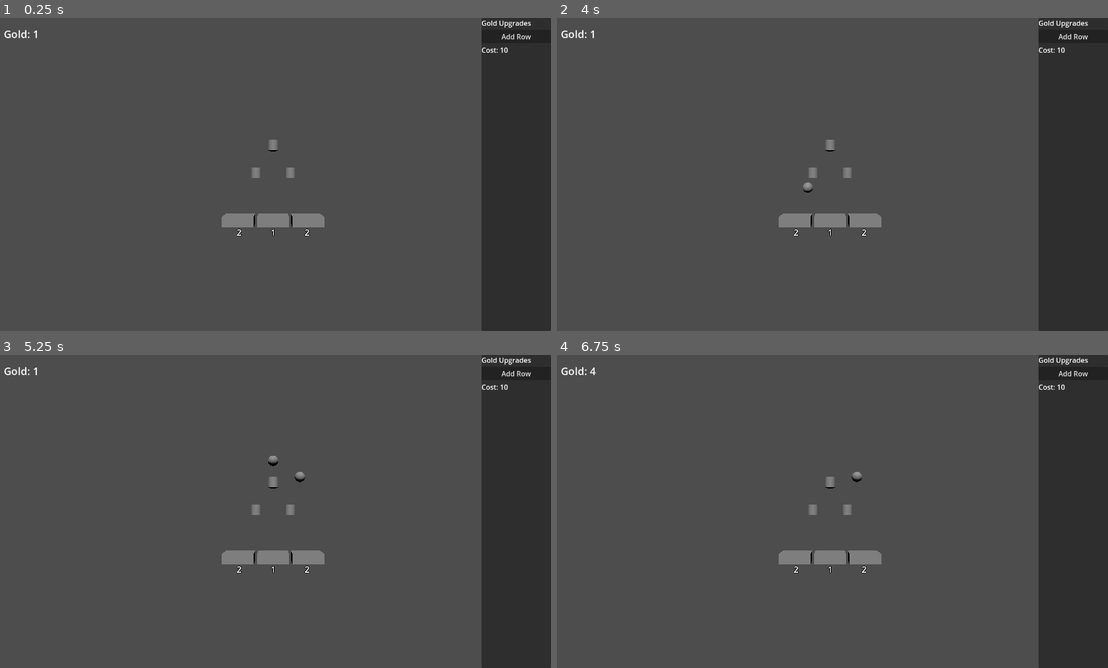
Above: before the commit, frames 1-4 (two rows, left to right).
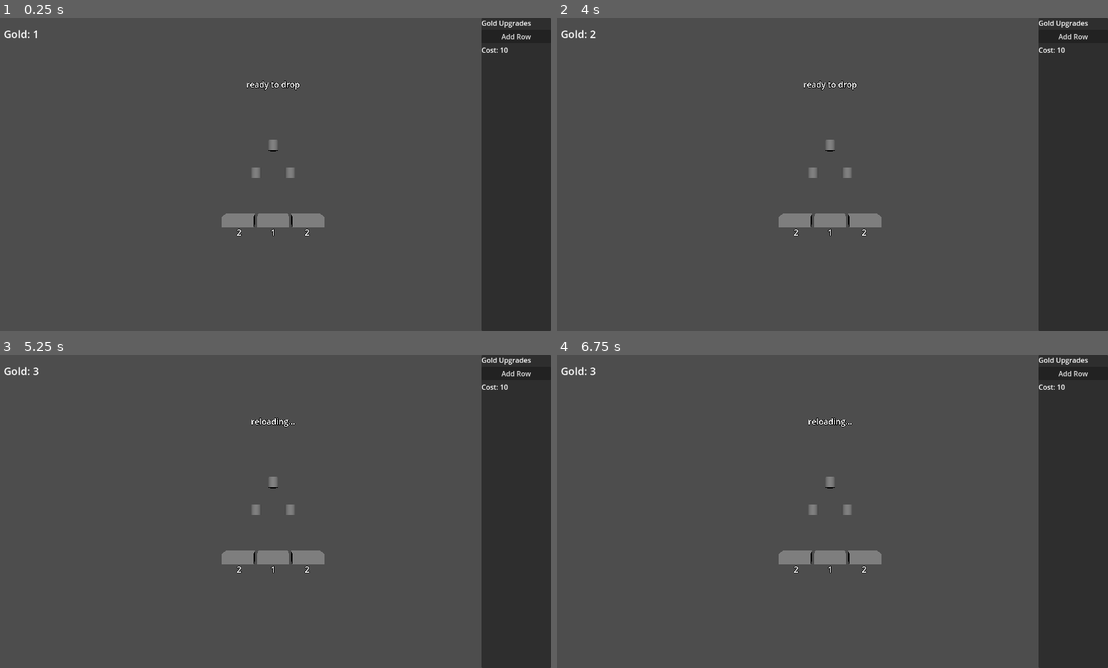
Above: after the commit, the same moments.

Repository: kjbrown-sandbox/pleenko
Game: Godot game, scene res://scenes/main.tscn
Same seed, same stepped clock (60 frames per second), same inputs: the game is played once before the commit and once after it.
Inputs (mouse positions are in pixels of both pictures, inside the frame that each line leads up to):
- Up to frame 1 (0.25 s): no input
- Up to frame 2 (4 s): click "Add Row" at 0.5 s; click "Add Row" at 1.25 s; click "Add Row" at 2 s; tap Enter at 2.75 s; move the mouse to (953, 158) at 2.77 s; hold Space (drop_coin) 2.78-3.53 s; click (953, 158) at 2.92 s; move the mouse to (716, 190) at 3.52 s; tap Space (drop_coin) at 3.6 s; click (716, 190) at 3.67 s
- Up to frame 3 (5.25 s): move the mouse to (330, 442) at 4.27 s; hold Space (drop_coin) 4.28-5.03 s; click (330, 442) at 4.42 s; move the mouse to (247, 574) at 5.02 s; tap Space (drop_coin) at 5.1 s; click (247, 574) at 5.17 s
- Up to frame 4 (6.75 s): move the mouse to (997, 558) at 5.77 s; hold Space (drop_coin) 5.78-6.53 s; click (997, 558) at 5.92 s; move the mouse to (661, 464) at 6.52 s; tap Space (drop_coin) at 6.6 s; click (661, 464) at 6.67 s

The runs differ from the first frame. In frame 1, 0.1% of the frame differs, in the area x 44-55%, y 20-24%; in frame 2, 0.2%; in frame 3, 0.2%, in the area x 6-56%, y 4-41%; in frame 4, 0.2%.

Commit message:
Add red and orange queue functionality with UI updates

Diff:
--- a/scenes/ui.tscn
+++ b/scenes/ui.tscn
@@ -130,6 +130,14 @@
 layout_mode = 2
 text = "Red Upgrades"
 
+[node name="RedCountdownLabel" type="Label" parent="RedUpgradePanel/VBoxContainer"]
+layout_mode = 2
+text = ""
+
+[node name="RedQueueLabel" type="Label" parent="RedUpgradePanel/VBoxContainer"]
+layout_mode = 2
+text = "Queue: 0/1"
+
 [node name="RedAddRowButton" type="Button" parent="RedUpgradePanel/VBoxContainer"]
 layout_mode = 2
 focus_mode = 0
@@ -165,3 +173,21 @@
 [node name="AutoCapCostLabel" type="Label" parent="RedUpgradePanel/VBoxContainer"]
 layout_mode = 2
 text = "Cost: 5 | Cap: 10"
+
+[node name="OrangeQueueCapButton" type="Button" parent="RedUpgradePanel/VBoxContainer"]
+layout_mode = 2
+focus_mode = 0
+text = "Orange Queue +1"
+
+[node name="OrangeQueueCapCostLabel" type="Label" parent="RedUpgradePanel/VBoxContainer"]
+layout_mode = 2
+text = "Cost: 5 | Cap: 1"
+
+[node name="RedQueueCapButton" type="Button" parent="RedUpgradePanel/VBoxContainer"]
+layout_mode = 2
+focus_mode = 0
+text = "Red Queue +1"
+
+[node name="RedQueueCapCostLabel" type="Label" parent="RedUpgradePanel/VBoxContainer"]
+layout_mode = 2
+text = "Cost: 5 | Cap: 1"
--- a/scripts/main.gd
+++ b/scripts/main.gd
@@ -23,6 +23,8 @@
 var gold_row_cap_cost: int = 5
 var orange_row_cap_cost: int = 5
 var auto_cap_cost: int = 5
+var orange_queue_cap_cost: int = 5
+var red_queue_cap_cost: int = 5
 const UPGRADE_COST_MULTIPLIER := 1.5
 
 # --- Row caps ---
@@ -30,7 +32,7 @@
 var orange_row_cap: int = 5
 var red_row_cap: int = 5
 
-# --- Autodropper ---
+# --- Autodropper (gold board auto-drop) ---
 var autodropper_level: int = 0
 var autodropper_cap: int = 10
 var autodropper_timer: Timer
@@ -38,11 +40,20 @@
 # --- Gold bonus ---
 var gold_bonus_level: int = 0
 
-# --- Orange queue (auto-drop) ---
+# --- Gold drop cooldown ---
+var gold_drop_cooldown: Timer
+var gold_drop_label: Label3D
+
+# --- Orange queue (auto-drop on orange board) ---
 var orange_queue: int = 0
 var orange_queue_max: int = 1
-const ORANGE_QUEUE_INTERVAL := 10.0
+const QUEUE_DROP_INTERVAL := 10.0
 var orange_queue_timer: Timer
+
+# --- Red queue (auto-drop on red board) ---
+var red_queue: int = 0
+var red_queue_max: int = 1
+var red_queue_timer: Timer
 
 # --- Boards ---
 const BOARD_GAP := 3.0
@@ -63,20 +74,38 @@
 	regular_board.num_rows = 2
 	regular_board._build_board()
 
-	# Autodropper timer (gold board auto-drops)
+	# Gold drop cooldown (1s between manual drops)
+	gold_drop_cooldown = Timer.new()
+	gold_drop_cooldown.one_shot = true
+	gold_drop_cooldown.wait_time = 1.0
+	gold_drop_cooldown.timeout.connect(_on_gold_cooldown_finished)
+	add_child(gold_drop_cooldown)
+
+	# "ready to drop" / "reloading..." label above gold board
+	gold_drop_label = Label3D.new()
+	gold_drop_label.font_size = 48
+	gold_drop_label.text = "ready to drop"
+	gold_drop_label.position = Vector3(0.0, PlinkoBoard.TOP_Y + 1.8, 0.0)
+	regular_board.add_child(gold_drop_label)
+
+	# Autodropper timer (gold board auto-drops, independent of manual cooldown)
 	autodropper_timer = Timer.new()
 	autodropper_timer.one_shot = false
 	autodropper_timer.autostart = false
 	autodropper_timer.timeout.connect(_on_autodropper_timeout)
 	add_child(autodropper_timer)
 
-	# Orange queue timer (orange board auto-drops)
+	# Orange queue timer (cooldown between orange board auto-drops)
 	orange_queue_timer = Timer.new()
 	orange_queue_timer.one_shot = true
-	orange_queue_timer.autostart = false
-	orange_queue_timer.wait_time = ORANGE_QUEUE_INTERVAL
-	orange_queue_timer.timeout.connect(_on_orange_queue_timeout)
+	orange_queue_timer.wait_time = QUEUE_DROP_INTERVAL
 	add_child(orange_queue_timer)
+
+	# Red queue timer (cooldown between red board auto-drops)
+	red_queue_timer = Timer.new()
+	red_queue_timer.one_shot = true
+	red_queue_timer.wait_time = QUEUE_DROP_INTERVAL
+	add_child(red_queue_timer)
 
 	# UI init
 	ui.update_coins(coin_total)
@@ -91,6 +120,8 @@
 	ui.gold_row_cap_pressed.connect(_buy_gold_row_cap)
 	ui.orange_row_cap_pressed.connect(_buy_orange_row_cap)
 	ui.auto_cap_pressed.connect(_buy_auto_cap)
+	ui.orange_queue_cap_pressed.connect(_buy_orange_queue_cap)
+	ui.red_queue_cap_pressed.connect(_buy_red_queue_cap)
 
 
 func _unhandled_input(event: InputEvent) -> void:
@@ -99,36 +130,55 @@
 
 
 func _process(_delta: float) -> void:
-	if not orange_board_unlocked:
-		return
-
-	# Auto-drop queued orange coins (costs 1 gold each)
-	if orange_queue > 0 and coin_total >= 1:
-		if orange_board.drop_coin():
-			coin_total -= 1
-			orange_queue -= 1
-			ui.update_coins(coin_total)
-			ui.update_orange_queue(orange_queue, orange_queue_max)
-			# Restart timer if queue has room and timer isn't running
-			if orange_queue_timer.is_stopped() and orange_queue < orange_queue_max:
+	# Orange board auto-drop from queue
+	if orange_board_unlocked:
+		if orange_queue > 0 and coin_total >= 1 and orange_queue_timer.is_stopped():
+			if orange_board.drop_coin():
+				coin_total -= 1
+				orange_queue -= 1
+				ui.update_coins(coin_total)
+				ui.update_orange_queue(orange_queue, orange_queue_max)
 				orange_queue_timer.start()
 
-	# Update countdown display
-	if not orange_queue_timer.is_stopped():
-		var secs := int(ceil(orange_queue_timer.time_left))
-		ui.update_orange_countdown(str(secs) + "s")
-	else:
-		ui.update_orange_countdown("")
+		if not orange_queue_timer.is_stopped():
+			var secs := int(ceil(orange_queue_timer.time_left))
+			ui.update_orange_countdown(str(secs) + "s")
+		else:
+			ui.update_orange_countdown("")
+
+	# Red board auto-drop from queue
+	if red_board_unlocked:
+		if red_queue > 0 and coin_total >= 1 and red_queue_timer.is_stopped():
+			if red_board.drop_coin():
+				coin_total -= 1
+				red_queue -= 1
+				ui.update_coins(coin_total)
+				ui.update_red_queue(red_queue, red_queue_max)
+				red_queue_timer.start()
+
+		if not red_queue_timer.is_stopped():
+			var secs := int(ceil(red_queue_timer.time_left))
+			ui.update_red_countdown(str(secs) + "s")
+		else:
+			ui.update_red_countdown("")
 
 
 # === Gold board handlers ===
 
 func _on_regular_drop_requested() -> void:
+	if not gold_drop_cooldown.is_stopped():
+		return
 	if coin_total < 1:
 		return
 	if regular_board.drop_coin():
 		coin_total -= 1
 		ui.update_coins(coin_total)
+		gold_drop_cooldown.start()
+		gold_drop_label.text = "reloading..."
+
+
+func _on_gold_cooldown_finished() -> void:
+	gold_drop_label.text = "ready to drop"
 
 
 func _on_regular_coin_landed(value: int, bucket_type: PlinkoBoard.BucketType) -> void:
@@ -137,12 +187,10 @@
 			coin_total += value
 			ui.update_coins(coin_total)
 		PlinkoBoard.BucketType.ORANGE:
-			orange_coin_total += value
-			ui.update_orange_coins(orange_coin_total)
+			_add_to_orange_queue(value)
 			_check_unlock_orange_board()
 		PlinkoBoard.BucketType.RED:
-			red_coin_total += value
-			ui.update_red_coins(red_coin_total)
+			_add_to_red_queue(value)
 			_check_unlock_red_board()
 
 
@@ -162,12 +210,24 @@
 	ui.update_upgrade(regular_upgrade_cost)
 
 
+# === Orange queue ===
+
+func _add_to_orange_queue(count: int) -> void:
+	orange_queue = mini(orange_queue + count, orange_queue_max)
+	if orange_board_unlocked:
+		ui.update_orange_queue(orange_queue, orange_queue_max)
+
+
+func _add_to_red_queue(count: int) -> void:
+	red_queue = mini(red_queue + count, red_queue_max)
+	if red_board_unlocked:
+		ui.update_red_queue(red_queue, red_queue_max)
+
+
 # === Orange board lifecycle ===
 
 func _check_unlock_orange_board() -> void:
 	if orange_board_unlocked:
-		return
-	if orange_coin_total < 1:
 		return
 
 	orange_board_unlocked = true
@@ -182,9 +242,6 @@
 
 	orange_board.num_rows = 2
 	orange_board._build_board()
-
-	# Start queue with 1 coin ready (will drop in next _process if gold available)
-	orange_queue = 1
 
 	ui.show_orange_panel()
 	ui.update_orange_coins(orange_coin_total)
@@ -196,16 +253,6 @@
 
 # === Orange board handlers ===
 
-func _on_orange_queue_timeout() -> void:
-	# Timer fired — add a coin to the queue (capped at max)
-	if orange_queue < orange_queue_max:
-		orange_queue += 1
-		ui.update_orange_queue(orange_queue, orange_queue_max)
-	# If queue is still not full, restart timer for next charge
-	if orange_queue < orange_queue_max:
-		orange_queue_timer.start()
-
-
 func _on_orange_coin_landed(value: int, _bucket_type: PlinkoBoard.BucketType) -> void:
 	orange_coin_total += value
 	ui.update_orange_coins(orange_coin_total)
@@ -227,7 +274,7 @@
 	ui.update_orange_upgrade(orange_upgrade_cost)
 
 
-# === Autodropper (orange currency) ===
+# === Autodropper (orange currency, drops on gold board) ===
 
 func _buy_autodropper() -> void:
 	if autodropper_level >= autodropper_cap:
@@ -247,7 +294,7 @@
 
 
 func _on_autodropper_timeout() -> void:
-	# Auto-drop a gold coin if we can afford it
+	# Auto-drop a gold coin (independent of manual cooldown)
 	if coin_total < 1:
 		return
 	if regular_board.drop_coin():
@@ -277,8 +324,6 @@
 func _check_unlock_red_board() -> void:
 	if red_board_unlocked:
 		return
-	if red_coin_total < 1:
-		return
 
 	red_board_unlocked = true
 
@@ -286,7 +331,7 @@
 	red_board.board_type = PlinkoBoard.BoardType.RED
 	add_child(red_board)
 
-	red_board.drop_requested.connect(_on_red_drop_requested)
+	# No click-to-drop — red board uses auto-drop queue
 	red_board.coin_landed.connect(_on_red_coin_landed)
 	red_board.board_rebuilt.connect(_adjust_camera)
 
@@ -295,22 +340,16 @@
 
 	ui.show_red_panel()
 	ui.update_red_coins(red_coin_total)
+	ui.update_red_queue(red_queue, red_queue_max)
 	ui.update_red_upgrade(red_upgrade_cost)
 	ui.update_gold_row_cap(gold_row_cap_cost, gold_row_cap)
 	ui.update_orange_row_cap(orange_row_cap_cost, orange_row_cap)
 	ui.update_auto_cap(auto_cap_cost, autodropper_cap)
+	ui.update_orange_queue_cap(orange_queue_cap_cost, orange_queue_max)
+	ui.update_red_queue_cap(red_queue_cap_cost, red_queue_max)
 
 
 # === Red board handlers ===
-
-func _on_red_drop_requested() -> void:
-	# Dropping on red board costs 1 gold
-	if coin_total < 1:
-		return
-	if red_board.drop_coin():
-		coin_total -= 1
-		ui.update_coins(coin_total)
-
 
 func _on_red_coin_landed(value: int, _bucket_type: PlinkoBoard.BucketType) -> void:
 	red_coin_total += value
@@ -370,6 +409,32 @@
 	ui.update_red_coins(red_coin_total)
 	ui.update_auto_cap(auto_cap_cost, autodropper_cap)
 	ui.update_autodropper(autodropper_cost, autodropper_level, autodropper_cap)
+
+
+func _buy_orange_queue_cap() -> void:
+	if red_coin_total < orange_queue_cap_cost:
+		return
+
+	red_coin_total -= orange_queue_cap_cost
+	orange_queue_max += 1
+
+	orange_queue_cap_cost = int(orange_queue_cap_cost * UPGRADE_COST_MULTIPLIER)
+	ui.update_red_coins(red_coin_total)
+	ui.update_orange_queue_cap(orange_queue_cap_cost, orange_queue_max)
+	ui.update_orange_queue(orange_queue, orange_queue_max)
+
+
+func _buy_red_queue_cap() -> void:
+	if red_coin_total < red_queue_cap_cost:
+		return
+
+	red_coin_total -= red_queue_cap_cost
+	red_queue_max += 1
+
+	red_queue_cap_cost = int(red_queue_cap_cost * UPGRADE_COST_MULTIPLIER)
+	ui.update_red_coins(red_coin_total)
+	ui.update_red_queue_cap(red_queue_cap_cost, red_queue_max)
+	ui.update_red_queue(red_queue, red_queue_max)
 
 
 # === Board positioning and camera ===
--- a/scripts/plinko_board.gd
+++ b/scripts/plinko_board.gd
@@ -17,7 +17,7 @@
 const BUCKET_OFFSET_Y := 0.6
 const LABEL_OFFSET_Y := 0.35
 const ORANGE_THRESHOLD := 4
-const RED_THRESHOLD := 5
+const RED_THRESHOLD := 7
 
 var num_rows: int = 0
 var value_bonus: int = 0
--- a/scripts/ui.gd
+++ b/scripts/ui.gd
@@ -8,6 +8,8 @@
 signal gold_row_cap_pressed
 signal orange_row_cap_pressed
 signal auto_cap_pressed
+signal orange_queue_cap_pressed
+signal red_queue_cap_pressed
 
 @onready var coin_label: Label = $CoinLabel
 @onready var orange_coin_label: Label = $OrangeCoinLabel
@@ -27,6 +29,8 @@
 @onready var gold_bonus_cost_label: Label = $OrangeUpgradePanel/VBoxContainer/GoldBonusCostLabel
 
 @onready var red_upgrade_panel: PanelContainer = $RedUpgradePanel
+@onready var red_countdown_label: Label = $RedUpgradePanel/VBoxContainer/RedCountdownLabel
+@onready var red_queue_label: Label = $RedUpgradePanel/VBoxContainer/RedQueueLabel
 @onready var red_add_row_button: Button = $RedUpgradePanel/VBoxContainer/RedAddRowButton
 @onready var red_cost_label: Label = $RedUpgradePanel/VBoxContainer/RedCostLabel
 @onready var gold_row_cap_button: Button = $RedUpgradePanel/VBoxContainer/GoldRowCapButton
@@ -35,6 +39,10 @@
 @onready var orange_row_cap_cost_label: Label = $RedUpgradePanel/VBoxContainer/OrangeRowCapCostLabel
 @onready var auto_cap_button: Button = $RedUpgradePanel/VBoxContainer/AutoCapButton
 @onready var auto_cap_cost_label: Label = $RedUpgradePanel/VBoxContainer/AutoCapCostLabel
+@onready var orange_queue_cap_button: Button = $RedUpgradePanel/VBoxContainer/OrangeQueueCapButton
+@onready var orange_queue_cap_cost_label: Label = $RedUpgradePanel/VBoxContainer/OrangeQueueCapCostLabel
+@onready var red_queue_cap_button: Button = $RedUpgradePanel/VBoxContainer/RedQueueCapButton
+@onready var red_queue_cap_cost_label: Label = $RedUpgradePanel/VBoxContainer/RedQueueCapCostLabel
 
 
 func _ready() -> void:
@@ -46,6 +54,8 @@
 	gold_row_cap_button.pressed.connect(func(): gold_row_cap_pressed.emit())
 	orange_row_cap_button.pressed.connect(func(): orange_row_cap_pressed.emit())
 	auto_cap_button.pressed.connect(func(): auto_cap_pressed.emit())
+	orange_queue_cap_button.pressed.connect(func(): orange_queue_cap_pressed.emit())
+	red_queue_cap_button.pressed.connect(func(): red_queue_cap_pressed.emit())
 
 
 func update_coins(total: int) -> void:
@@ -64,12 +74,28 @@
 	orange_cost_label.text = "Cost: " + str(cost)
 
 
+func update_orange_queue(current: int, max_val: int) -> void:
+	orange_queue_label.text = "Queue: " + str(current) + "/" + str(max_val)
+
+
+func update_orange_countdown(text: String) -> void:
+	orange_countdown_label.text = text
+
+
 func update_red_coins(total: int) -> void:
 	red_coin_label.text = "Red: " + str(total)
 
 
 func update_red_upgrade(cost: int) -> void:
 	red_cost_label.text = "Cost: " + str(cost)
+
+
+func update_red_queue(current: int, max_val: int) -> void:
+	red_queue_label.text = "Queue: " + str(current) + "/" + str(max_val)
+
+
+func update_red_countdown(text: String) -> void:
+	red_countdown_label.text = text
 
 
 func update_autodropper(cost: int, level: int, cap: int) -> void:
@@ -92,12 +118,12 @@
 	auto_cap_cost_label.text = "Cost: " + str(cost) + " | Cap: " + str(cap)
 
 
-func update_orange_queue(current: int, max_val: int) -> void:
-	orange_queue_label.text = "Queue: " + str(current) + "/" + str(max_val)
+func update_orange_queue_cap(cost: int, cap: int) -> void:
+	orange_queue_cap_cost_label.text = "Cost: " + str(cost) + " | Cap: " + str(cap)
 
 
-func update_orange_countdown(text: String) -> void:
-	orange_countdown_label.text = text
+func update_red_queue_cap(cost: int, cap: int) -> void:
+	red_queue_cap_cost_label.text = "Cost: " + str(cost) + " | Cap: " + str(cap)
 
 
 func show_orange_panel() -> void:
